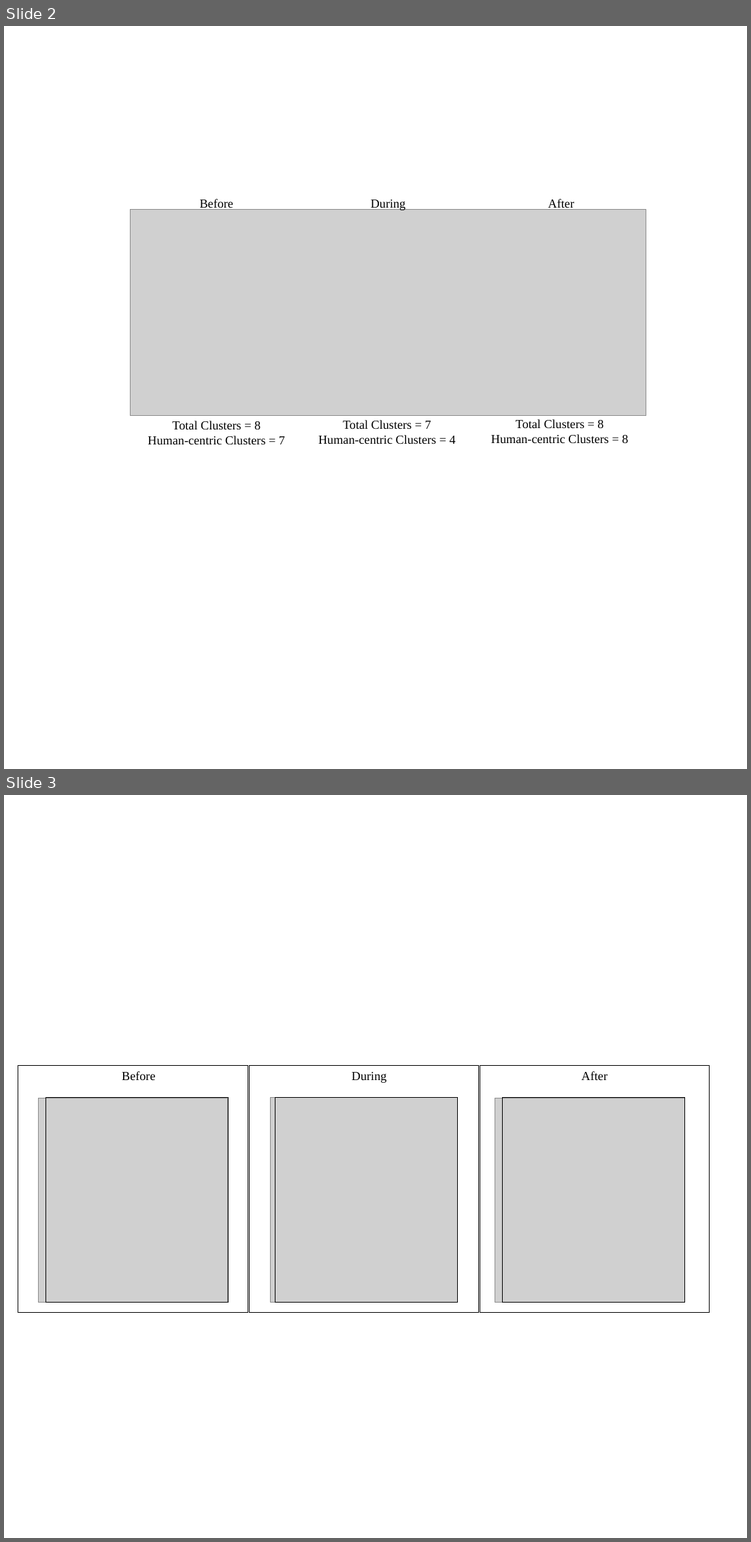
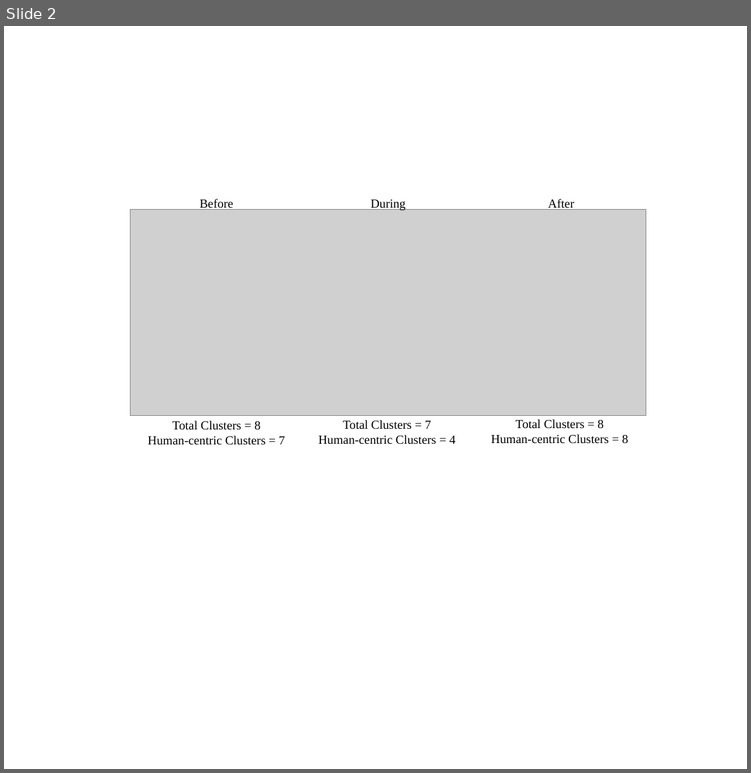
Before and after one commit to bankheak/Dolphins, a slide deck: figs/networks.pptx. Shown one above the other, each under a label of ours: slides 2 and 3 before the commit, slide 2 after it. The pictures are 751x1542 and 751x773 pixels, drawn with LibreOffice and Linux fonts; fonts in the diff are those of the drawing; grey boxes stand for pictures. Boxes give left, top, right and bottom in pixels: in the first picture for what was removed or moved away, otherwise in the second. Text is boxed around its words. In the diff, an @@ line names an element or a change of style, - is before the commit and + after.

```diff
--- a/figs/networks.pptx
+++ b/figs/networks.pptx
@@ slide 3 removed at [4,795,747,1538], background #FFFFFF @@
@@ rectangle removed at [18,1065,247,1312] @@
@@ text removed at [122,1071,155,1080] @@
-Before
@@ rectangle removed at [249,1065,478,1312] @@
@@ text removed at [351,1072,387,1083] @@
-During
@@ rectangle removed at [480,1065,709,1312] @@
@@ text removed at [581,1071,607,1080] @@
-After
@@ picture removed at [38,1098,227,1302] @@
@@ rectangle removed at [45,1098,228,1302] @@
@@ picture removed at [270,1098,457,1302] @@
@@ rectangle removed at [275,1098,457,1302] @@
@@ picture removed at [495,1098,685,1302] @@
@@ rectangle removed at [502,1098,685,1302] @@
```
Also in this commit, not shown: 1 slide added, 6 other files.
